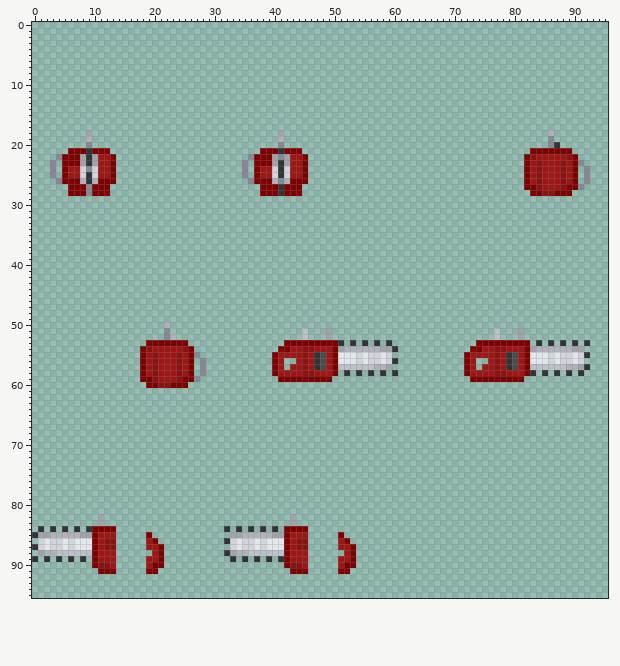
Two versions of one sprite sheet, Resources/Textures/Objects/Weapons/Melee/chainsaw.rsi/inhand-right.png. Above is the file before it was changed.
The file is 96x96 pixels.
And afterwards:
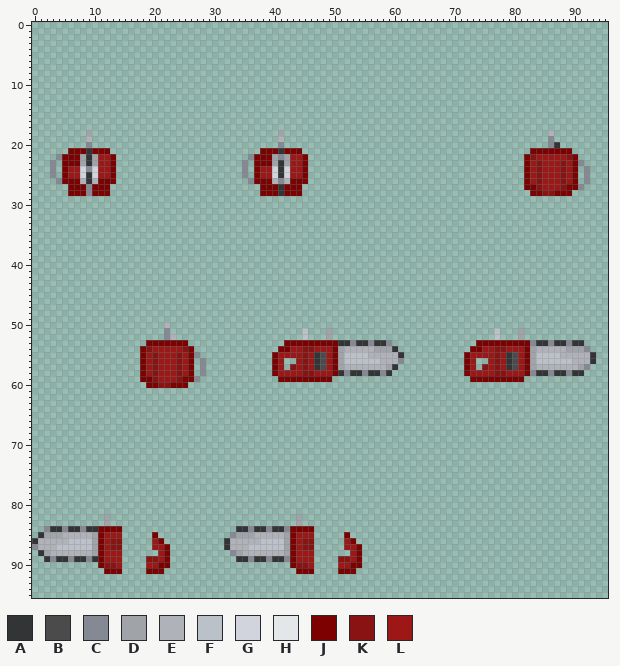
Palette (. is transparent): A #333436  B #4b4b4b  C #858994  D #a0a4a9  E #afb2b9  F #bbc1c9  G #d1d4dc  H #e4e7ea  J #7e0101  K #891313  L #9e1717
Diff:
@@ x 41..95 @@
 52 ....F...D...........................F...D..............
-53 .JJJJJJJJJA.A.A.A.A..............JJJJJJJJJ.A.A.A.A.A...
-54 JJLLKKLLLJDEEEEEEDDA............JJLLKKLLLJDEEEEEEDD....
-55 LLLLKLABLJHHHGHGGHG............JLLLLKLABLJHHHGHGGHGA...
-56 L..LKLABLJHHHGHGGHGA...........JL..LKLABLJHHHGHGGHG....
-57 L.LLKLABLJFFFFFFEED............JL.LLKLABLJFFFFFFEEDA...
-58 LLLLKKLLLJ.A.A.A.A.A...........JLLLLKKLLLJA.A.A.A.A....
+53 .JJJJJJJJJAACAACAAC..............JJJJJJJJJCAACAACAA....
+54 JJLLKKLLLJDEEEEEDDDA............JJLLKKLLLJDEEEEEDDDC...
+55 LLLLKLABLJDFFFFEEEEEA..........JLLLLKLABLJDFFFFEEEEEA..
+56 L..LKLABLJDFFFFFFEEEC..........JL..LKLABLJDFFFFFFEEEA..
+57 L.KLKLABLJDEEEEEEEDA...........JL.KLKLABLJDEEEEEEEDC...
+58 LLLLKKLLLJACAACAACA............JLLLLKKLLLJCAACAACAA....
 59 JJJJJJJJJ.......................JJJJJJJJJ..............
@@ x 0..56 @@
 81 .........................................................
-82 ...........D...............................D.............
-83 ...........D...............................D.............
-84 .A.A.A.A.AJJJJ..................A.A.A.A.A.JJJJ...........
-85 ADDEEEEEDDJLLL.....J.............DDEEEEEDDJLLL.....J.....
-86 .GHGGHGHHHJLKK.....LJ...........AGHGGHGHHHJLKK.....LJ....
-87 AGHGGHGHHHJLKK.....LLJ...........GHGGHGHHHJLKK.....LLJ...
-88 .DEEFFFFFFJLLL......LJ..........ADEEFFFFFFJLLL......LJ...
-89 A.A.A.A.A.JLLL.....LLJ...........A.A.A.A.AJLLL.....LLJ...
-90 ..........JKKL.....LJJ....................JKKL.....LJJ...
-91 ...........JJJ.....JJ......................JJJ.....JJ....
+82 ............D...............................D............
+83 ............D...............................D............
+84 ..CAACAACAAJJJJ...................AACAACAACJJJJ..........
+85 .ADDDEEEEEDJLLL.....J............CDDDEEEEEDJLLL.....J....
+86 AEEEEEFFFFDJLKK.....LJ..........AEEEEEFFFFDJLKK.....LJ...
+87 CEEEFFFFFFDJLKK.....LLJ.........AEEEFFFFFFDJLKK.....LLJ..
+88 .ADEEEEEEEDJLLL......LJ..........CDEEEEEEEDJLLL......LJ..
+89 ..ACAACAACAJLLL....KKLJ...........AACAACAACJLLL....KKLJ..
+90 ...........JKKL....LLJJ....................JKKL....LLJJ..
+91 ............JJJ....JJJ......................JJJ....JJJ...
 92 .........................................................
